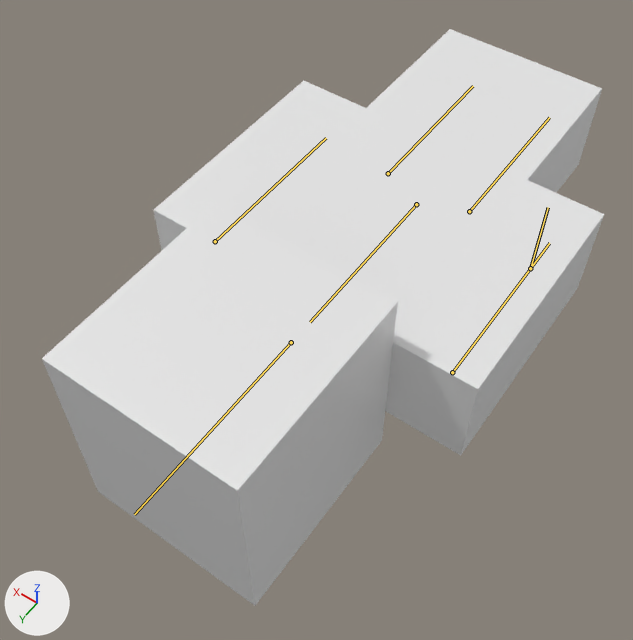
A saved change to the Blender file resources/models/ProjectSteve.blend.
The view is the same before and after, from a 50 mm camera at (-0.499, 1.365, 1.084) aimed at (0.023, 0.635, -0.062). Every picture has the same lights, and +X, +Y and +Z are marked at lower left. The bones that bend it are drawn over the model as lines.
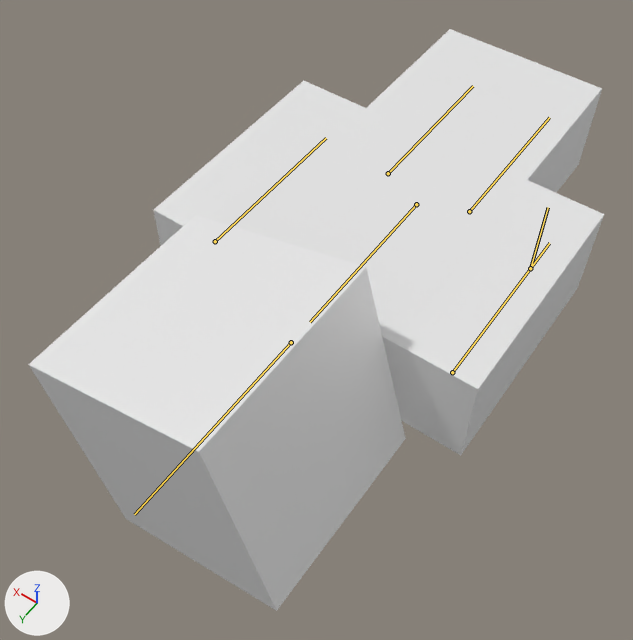
The newer file adds an action. The first version stands in its rest pose; the second is drawn at frame 4 of the action 'idle'.

What differs and where, as boxes (x1, y1, x2, y2) in the pictures (633 x 640 px):
'Cube', posed
    before: (42, 29, 604, 605)
    after: (28, 29, 604, 611)

The change in detail:
Bone 'head' (bone_head) turns from (0, 0, 0) to (0, 15, 0) degrees about its own x, y and z.
